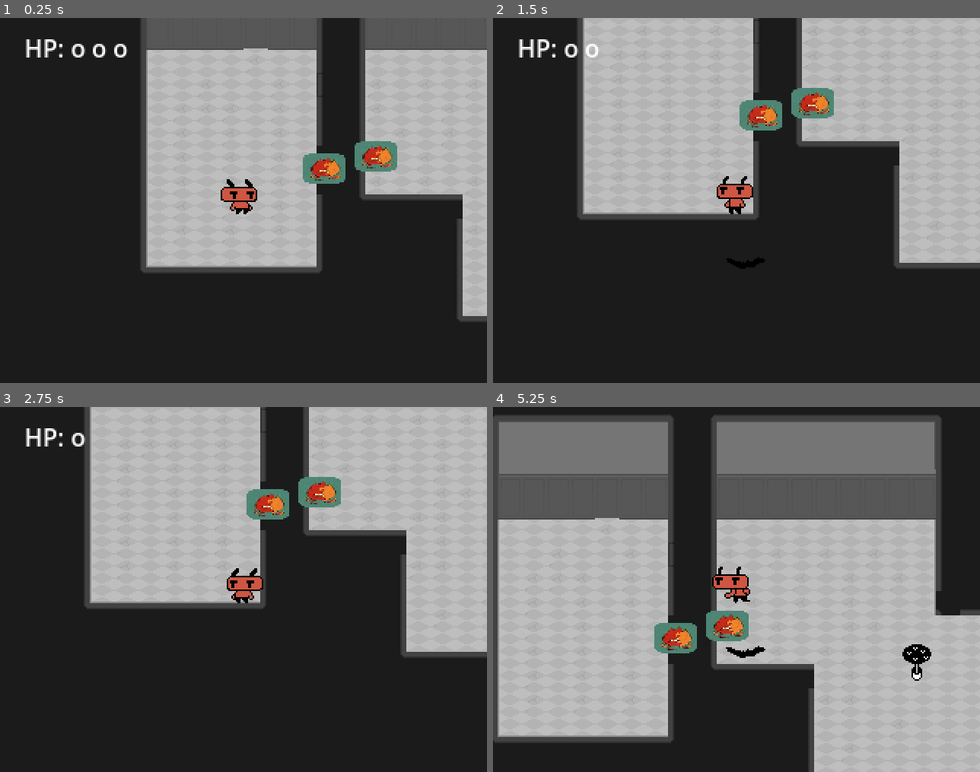
Above: before the commit, frames 1-4 (two rows, left to right).
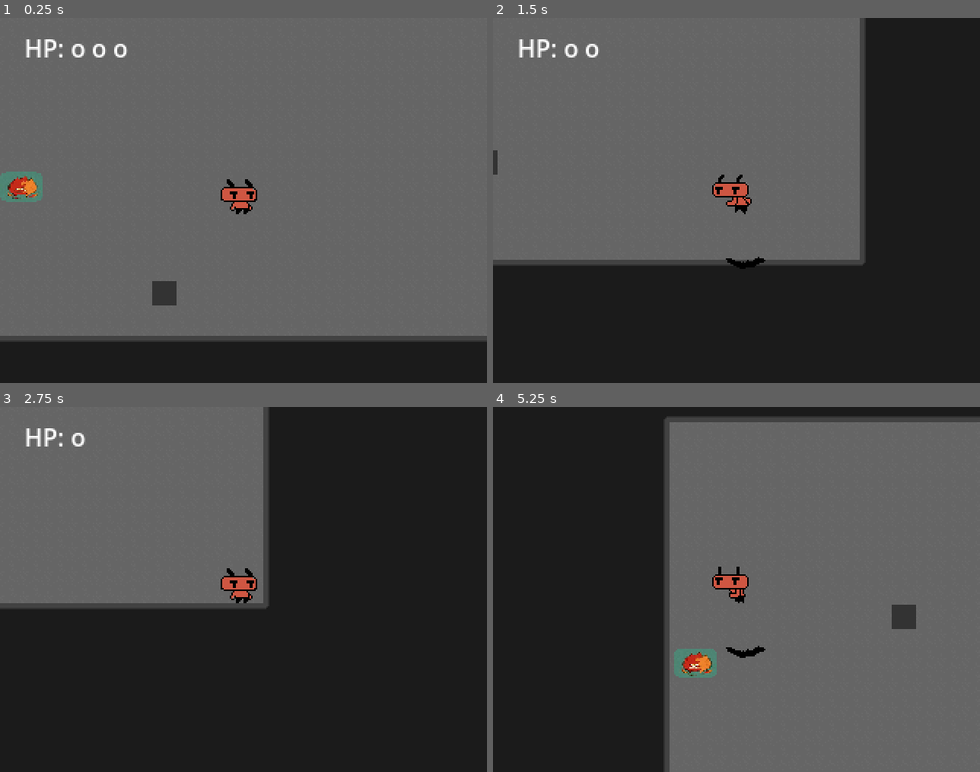
Above: after the commit, the same moments.

Repository: dead-rabbit-studio/hell-scout
Game: Godot game, scene res://main_game.tscn
The game is run twice, just before and just after one commit, with the same random seed, the same clock (stepped at 60 frames per second) and the same inputs.
Inputs:
- Up to frame 1 (0.25 s): no input
- Up to frame 2 (1.5 s): hold Right (move_right) 0.53-1.28 s; tap Space (attack) at 0.6, 1.35 s; hold Down (move_down) from 1.28 s (still down)
- Up to frame 3 (2.75 s): release Down (move_down) at 2.03 s; hold Right (move_right) from 2.03 s (still down); tap E (interact) at 2.1 s; tap Space (attack) at 2.3 s
- Up to frame 4 (5.25 s): release Right (move_right) at 2.78 s; hold Up (move_up) 2.78-3.53 s; tap Space (attack) at 2.85, 3.6, 4.55, 5.1 s; hold Left (move_left) 3.53-5.03 s; tap E (interact) at 4.35 s; hold Down (move_down) from 5.03 s (still down)

The runs differ from the first frame. In frame 1, 82% of the frame differs, in the area x 0-100%, y 0-89%; in frame 2, 65%; in frame 3, 48%; in frame 4, 81%.

Commit message:
feat: improve enemy's player detection

Diff:
--- a/main_game.tscn
+++ b/main_game.tscn
@@ -219,8 +219,8 @@
 17:8/0 = 0
 
 [sub_resource type="TileSet" id="TileSet_qj47d"]
-physics_layer_0/collision_layer = 19
-physics_layer_0/collision_mask = 0
+physics_layer_0/collision_layer = 17
+physics_layer_0/collision_mask = 17
 sources/0 = SubResource("TileSetAtlasSource_hw3xp")
 
 [sub_resource type="CapsuleShape2D" id="CapsuleShape2D_1jk7k"]
@@ -260,13 +260,13 @@
 
 [node name="TileMapLayer" type="TileMapLayer" parent="Level"]
 use_parent_material = true
-position = Vector2(0, -1)
+position = Vector2(-2, -2)
 rotation = 0.000142316
 tile_map_data = PackedByteArray("AAAAAAAAAAAAAAAAAAAAAAEAAAAAAAEAAAAAAAIAAAAAAAEAAAAAAAMAAAAAAAEAAAAAAAQAAAAAAAEAAAAAAA …(13776 unchanged characters)…
 tile_set = SubResource("TileSet_qj47d")
 
 [node name="Player" parent="Level" instance=ExtResource("1_4phlm")]
-position = Vector2(79, 172)
+position = Vector2(720, 190)
 collision_mask = 3
 speed = 250.0
 
@@ -327,7 +327,7 @@
 exit_zone_direction = 4
 
 [node name="Creeper" parent="Level" instance=ExtResource("10_mf81u")]
-position = Vector2(658, 68)
+position = Vector2(648, 263)
 
 [node name="GUI" type="CanvasLayer" parent="."]
 metadata/_edit_use_anchors_ = true
--- a/npcs/creeper/creeper.gd
+++ b/npcs/creeper/creeper.gd
@@ -8,37 +8,49 @@
 @export var damage: float = 3.0
 
 @onready var line_of_sight_area: CircleShape2D =  $EngageArea/CollisionShape2D.shape as CircleShape2D
-@onready var collisionShape: CollisionShape2D = $CollisionShape2D
+@onready var collision_shape: CollisionShape2D = $CollisionShape2D
+@onready var detect_raycast: RayCast2D = $RayCast2D
 @onready var health: Health = $Health
 
 var _player_position: Vector2
-var _player_in_sight: Node2D
+var _player_in_sight: Node2D = null
 var _player_los: bool = false
+
 
 func take_damage(damage_taken: float):
 	health.damage(damage_taken)
+
 
 func die() -> void:
 	queue_free()
 	print_debug("a creeper has died")
 
+
 func _ready() -> void:
-	set_collision_layer_value(1, false)
+	set_collision_layer_value(2, false)
 	set_collision_mask_value(1, true)
 	health.current = max_health
+	detect_raycast.add_exception(self)
 	print_debug("new creeper health:" + str(health.current))
+	if health.is_alive:
+		line_of_sight_area.radius = line_of_sight_size
+
 
 func _process(delta: float) -> void:
 	if health.is_alive:
-		line_of_sight_area.radius = line_of_sight_size
 		_follow_player(delta)
+
+
+func _physics_process(delta: float) -> void:
+	_detect_player(delta)
+
 
 func _follow_player(delta: float) -> void:
 	const personal_space_area = 30
-	if _player_in_sight:
+	if _player_los:
 		var distance_from_player_vector: Vector2 = _player_in_sight.global_position - global_position
 		var direction: Vector2 = distance_from_player_vector.normalized()
-		var distance_lenght: float = abs(distance_from_player_vector.length())
+		var distance_lenght: float = distance_from_player_vector.length()
 
 		var movement: Vector2 = direction * (speed * delta)
 
@@ -46,14 +58,36 @@
 		if distance_lenght > personal_space_area:
 			move_and_collide(movement)
 
+
+func _detect_player(_delta: float):
+	if _player_in_sight:
+		var direction = (_player_in_sight.global_position - global_position).normalized()
+		detect_raycast.global_position = global_position
+		detect_raycast.target_position = direction * line_of_sight_size
+		detect_raycast.force_raycast_update()
+
+		if detect_raycast.is_colliding():
+			var collider = detect_raycast.get_collider()
+			print_debug("Raycast hit:", collider.name if collider else "none")
+			if collider and collider.is_in_group("Player"):
+				print_debug("player is on sight")
+				_player_los = true
+			else:
+				_player_los = false
+	else:
+		_player_los = false
+
+
 func _on_health_depleted() -> void:
 	die()
 
+
 func _on_engage_area_body_entered(body: Node2D) -> void:
 	if body is CharacterBody2D:
-		_player_los = true
 		_player_in_sight = body
 		_player_position = body.global_position
+		#_player_los = true
+
 
 func _on_engage_area_body_exited(body: Node2D) -> void:
 	if body is CharacterBody2D:
--- a/npcs/creeper/creeper.tscn
+++ b/npcs/creeper/creeper.tscn
@@ -58,6 +58,12 @@
 position = Vector2(8, 8)
 shape = SubResource("RectangleShape2D_dfocm")
 
+[node name="RayCast2D" type="RayCast2D" parent="."]
+position = Vector2(-1, -3)
+target_position = Vector2(0, 44)
+collision_mask = 17
+collide_with_areas = true
+
 [connection signal="child_entered_tree" from="CollisionShape2D" to="." method="_on_collision_shape_2d_child_entered_tree"]
 [connection signal="body_entered" from="EngageArea" to="." method="_on_engage_area_body_entered"]
 [connection signal="body_exited" from="EngageArea" to="." method="_on_engage_area_body_exited"]
--- a/player/scouter/player.tscn
+++ b/player/scouter/player.tscn
@@ -288,15 +288,15 @@
 transitions = ["Start", "Idle", SubResource("AnimationNodeStateMachineTransition_ymc3b"), "Running", "Idle", SubResourc …(200 unchanged characters)…
 graph_offset = Vector2(-106.71, -104.37)
 
-[node name="Player" type="CharacterBody2D" node_paths=PackedStringArray("health", "controller")]
+[node name="Player" type="CharacterBody2D" node_paths=PackedStringArray("health", "controller") groups=["Player"]]
 platform_wall_layers = 51
 script = ExtResource("1_opm3m")
 max_health = 3
 health = NodePath("Health")
 controller = NodePath("Controller")
 
-[node name="CollisionShape2D" type="CollisionShape2D" parent="."]
-position = Vector2(0, 13.5)
+[node name="CollisionShape2D" type="CollisionShape2D" parent="." groups=["Player"]]
+position = Vector2(2, 13.5)
 shape = SubResource("RectangleShape2D_lmx7v")
 debug_color = Color(0, 0.6, 0.701961, 1)
 
@@ -314,8 +314,9 @@
 shape = SubResource("RectangleShape2D_17k8b")
 debug_color = Color(0.984314, 0, 0.345098, 0.419608)
 
-[node name="PlayerArea" type="Area2D" parent="."]
+[node name="PlayerArea" type="Area2D" parent="." groups=["Player"]]
 visible = false
+collision_mask = 4
 
 [node name="CollisionShape2D" type="CollisionShape2D" parent="PlayerArea"]
 position = Vector2(0, 3.5)
--- a/weapons/melee_attack.gd
+++ b/weapons/melee_attack.gd
@@ -1,9 +1,10 @@
 class_name MeleeAttack extends HitBox
 var is_attacking = false
 
+@export var _attack_vfx: AnimatedSprite2D
 @export var attack_direction: Vector2 = Vector2.RIGHT
+
 @onready var _melee_area_shape: RectangleShape2D = $CollisionShape2D.shape as RectangleShape2D
-@onready var _attack_vfx = $AttackVfx
 
 func attack(attacking) -> void:
 	if _attack_vfx.is_playing():
--- a/weapons/melee_attack.tscn
+++ b/weapons/melee_attack.tscn
@@ -63,10 +63,11 @@
 "speed": 14.0
 }]
 
-[node name="MeleeAttack" type="Area2D"]
+[node name="MeleeAttack" type="Area2D" node_paths=PackedStringArray("_attack_vfx")]
 collision_mask = 2
 priority = -1
 script = ExtResource("1_i0l7d")
+_attack_vfx = NodePath("AttackVfx")
 
 [node name="CollisionShape2D" type="CollisionShape2D" parent="."]
 shape = SubResource("RectangleShape2D_b7tgf")
Not shown, removed: npcs/creeper/creA75F.tmp
